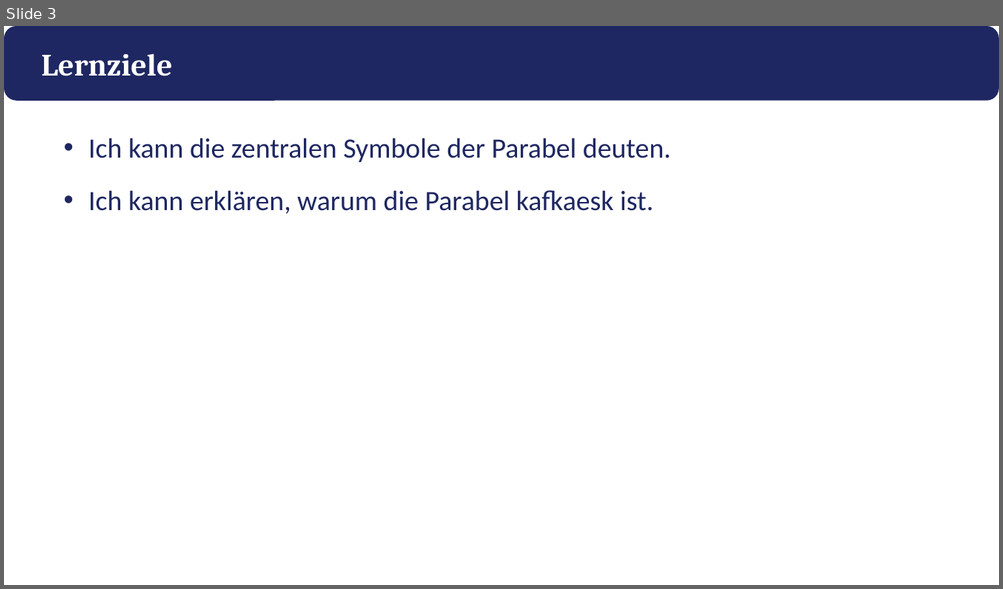
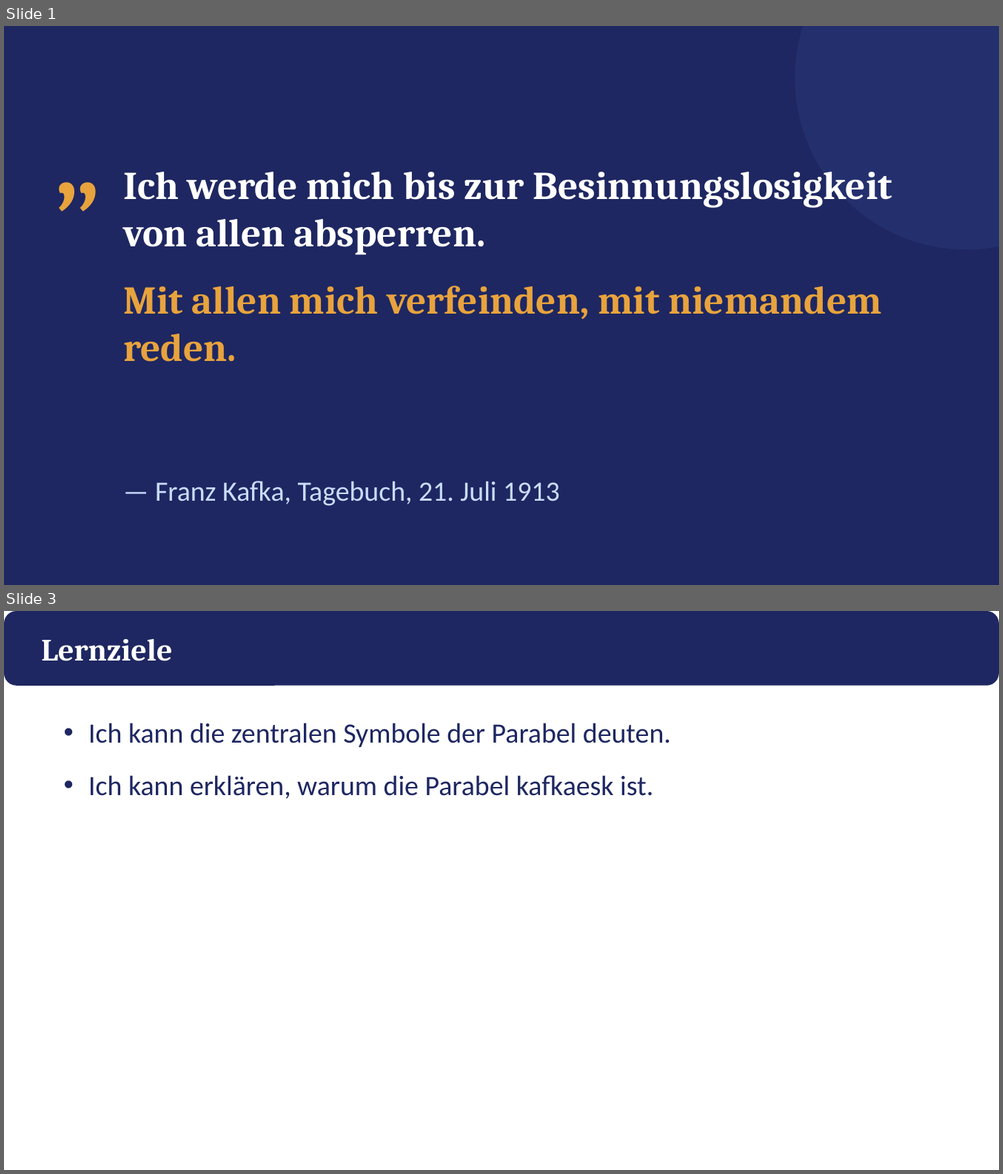
Before and after one commit to golzkonstantin-gif/Schule, a slide deck: Deutsch_11/Kafka_Vor_dem_Gesetz/Praesentation_Vor_dem_Gesetz.pptx. Shown one above the other, each under a label of ours: slide 3 before the commit, slides 1 and 3 after it; the slides between them are not shown. The pictures are 1003x589 and 1003x1174 pixels, drawn with LibreOffice and Linux fonts; fonts in the diff are those of the drawing. Boxes give left, top, right and bottom in pixels: in the first picture for what was removed or moved away, otherwise in the second. Text is boxed around its words. In the diff, an @@ line names an element or a change of style, - is before the commit and + after.

```diff
--- a/Deutsch_11/Kafka_Vor_dem_Gesetz/Praesentation_Vor_dem_Gesetz.pptx
+++ b/Deutsch_11/Kafka_Vor_dem_Gesetz/Praesentation_Vor_dem_Gesetz.pptx
@@ slide 1 added at <box>4,26,999,585</box>, background #1E2761 @@
@@ ellipse added at <box>795,26,999,249</box>, fill #24306E @@
@@ text added at <box>57,70,168,190</box>, 120 pt, text #E8A33D @@
+„
@@ text added at <box>123,172,892,362</box>, 38 pt, text #FFFFFF, bold @@
+Ich werde mich bis zur Besinnungslosigkeit von allen absperren.
+Mit allen mich verfeinden, mit niemandem reden.
@@ text added at <box>155,481,560,506</box>, 27 pt, text #CADCFC @@
+— Franz Kafka, Tagebuch, 21. Juli 1913
```
Also in this commit, not shown: 3 slides changed, 1 slide removed, 9 other files.
